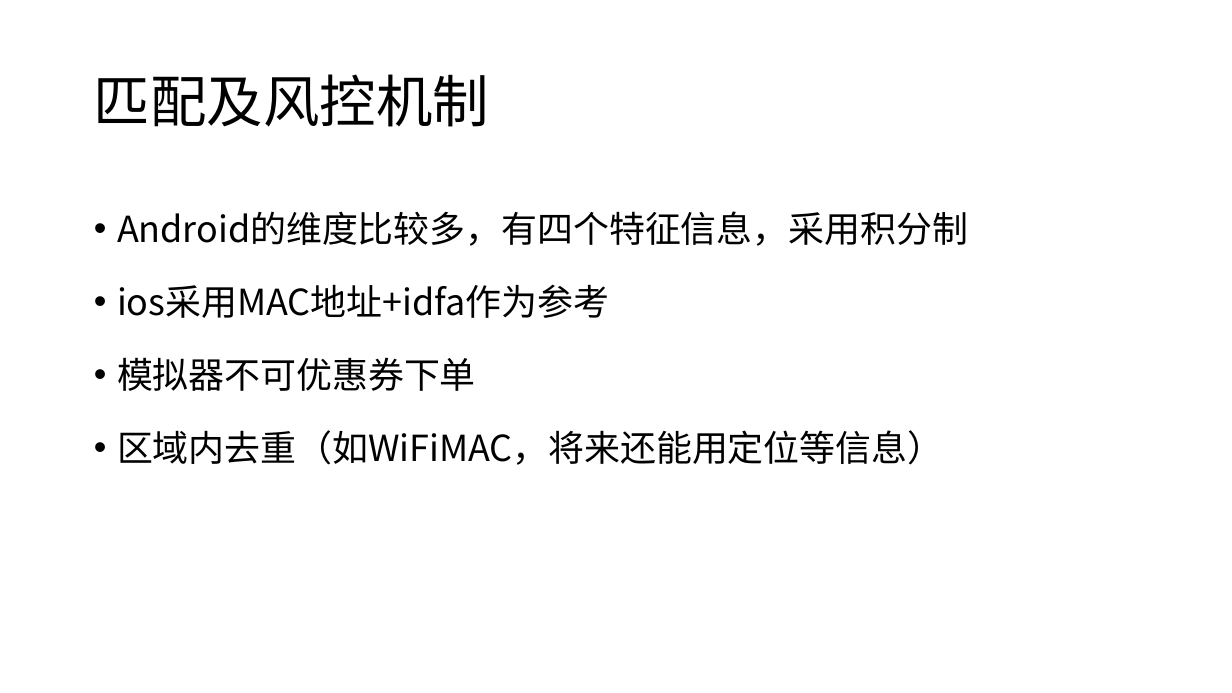
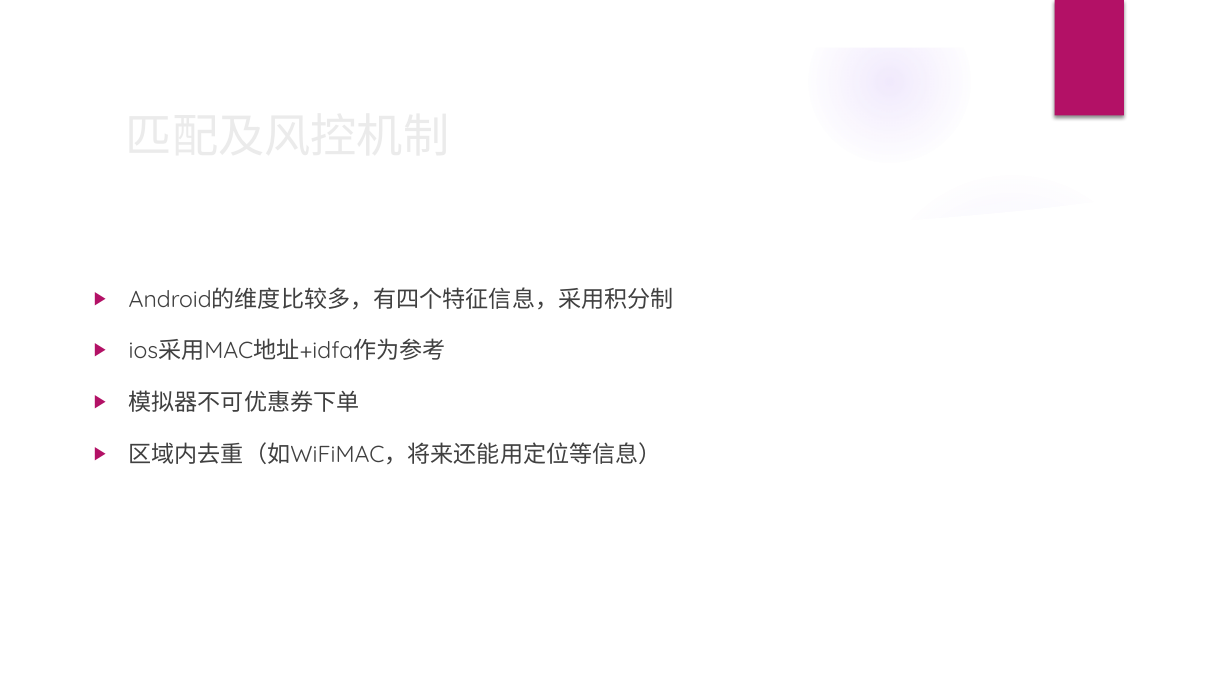
Before and after one commit to happylishang/happylishang.github.io, a slide deck: slide 9 of _posts/Android/严选可信ID项目.pptx. Drawn at 1232x693 pixels with LibreOffice and Linux fonts; fonts in the diff are those of the drawing; background and template pictures are left out. Boxes give left, top, right and bottom in pixels: in the first picture for what was removed or moved away, otherwise in the second. Text is boxed around its words. In the diff, an @@ line names an element or a change of style, - is before the commit and + after.

```diff
--- a/_posts/Android/严选可信ID项目.pptx
+++ b/_posts/Android/严选可信ID项目.pptx
@@ group added at (x1=0, y1=0, x2=1232, y2=693): 4 ellipses, 3 freeform shapes @@
@@ rectangle added at (x1=1055, y1=0, x2=1124, y2=116), fill #B31166 @@
@@ title "匹配及风控机制" moved from (x1=94, y1=74, x2=489, y2=127) to (x1=129, y1=287, x2=674, y2=309) @@
@@ title "匹配及风控机制" at (x1=129, y1=287, x2=674, y2=309): size 44 to 36 pt, font Noto Sans CJK SC to Quicksand, text colour #000000 to #EBEBEB; line spacing 0.9 to 1 @@
@@ text "Android的维度比较多，有四个特征信息，采用积分制" moved from (x1=117, y1=211, x2=968, y2=465) to (x1=129, y1=287, x2=674, y2=464) @@
@@ text "Android的维度比较多，有四个特征信息，采用积分制" at (x1=129, y1=287, x2=674, y2=464): size 28 to 18 pt, font Noto Sans CJK SC to Quicksand, text colour #000000 to #404040; bullet • to ▶ @@
```
Also in this commit, not shown: 11 other slides changed.
